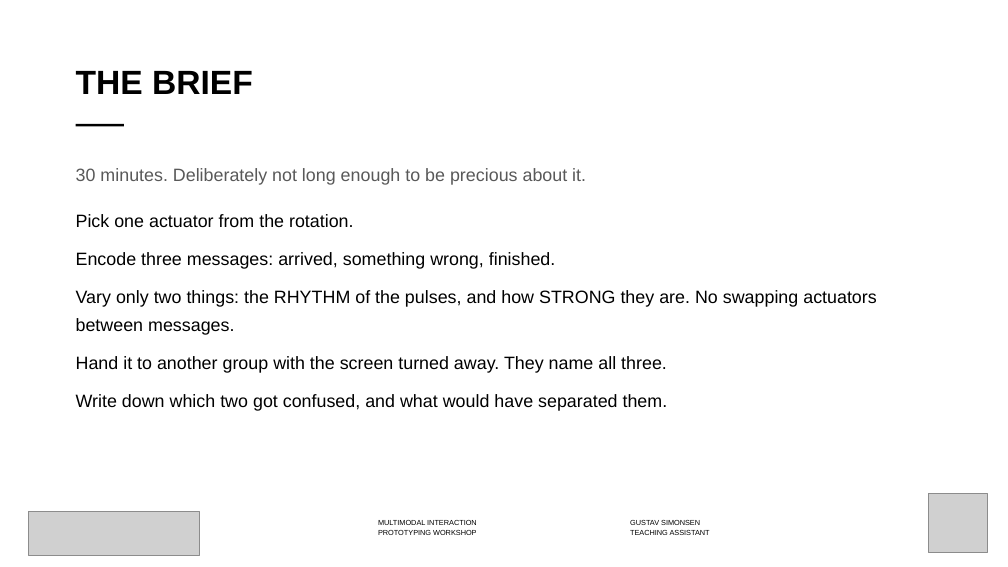
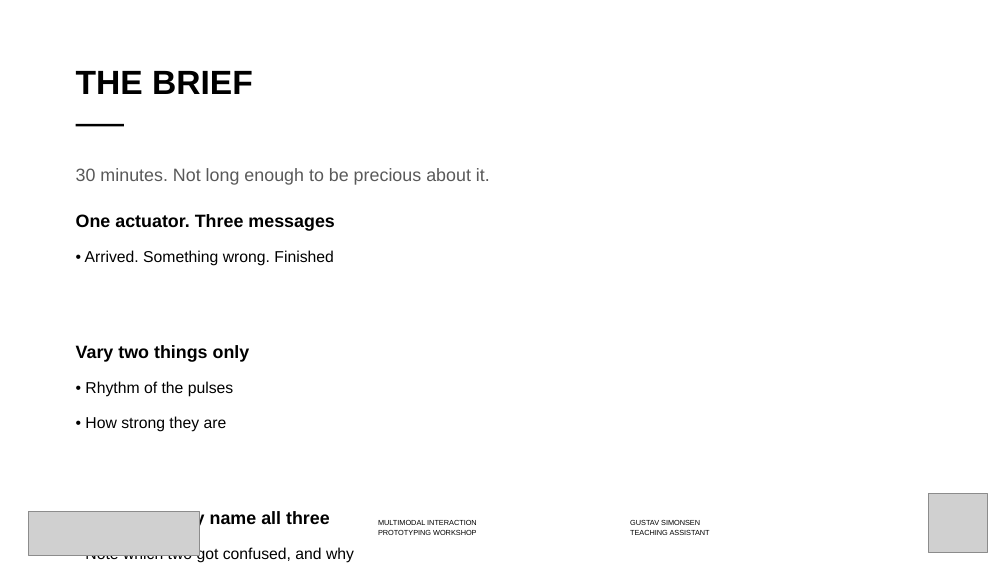
Before and after one commit to labtools-au/multimodal-actuator-workshop, a slide deck: slide 17 of docs/multimodal-actuator-workshop.pptx. Drawn at 1008x567 pixels with LibreOffice and Linux fonts; fonts in the diff are those of the drawing; grey boxes stand for pictures; background and template pictures are left out. Boxes give left, top, right and bottom in pixels: in the first picture for what was removed or moved away, otherwise in the second. Text is boxed around its words. In the diff, an @@ line names an element or a change of style, - is before the commit and + after.

```diff
--- a/docs/multimodal-actuator-workshop.pptx
+++ b/docs/multimodal-actuator-workshop.pptx
@@ text at (76, 168, 490, 563): text changed @@
-30 minutes. Deliberately not long enough to be precious about it.
-Pick one actuator from the rotation.
-Encode three messages: arrived, something wrong, finished.
-Vary only two things: the RHYTHM of the pulses, and how STRONG they are. No swapping actuators between messages.
-Hand it to another group with the screen turned away. They name all three.
-Write down which two got confused, and what would have separated them.
+30 minutes. Not long enough to be precious about it.
+One actuator. Three messages
+• Arrived. Something wrong. Finished
+Vary two things only
+• Rhythm of the pulses
+• How strong they are
+Blind test: they name all three
+• Note which two got confused, and why
```
Also in this commit, not shown: 12 other slides changed, 4 other files.
